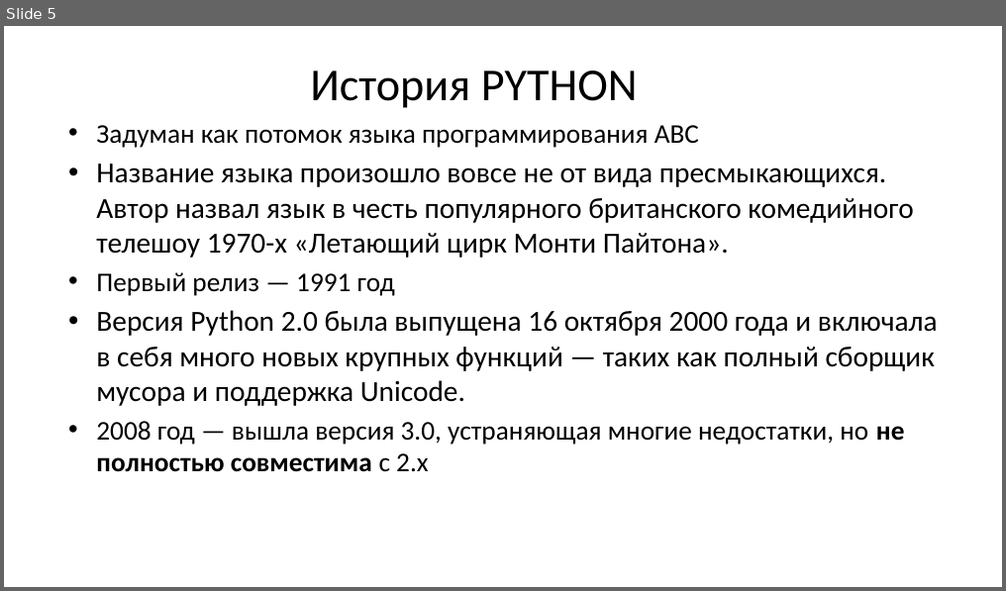
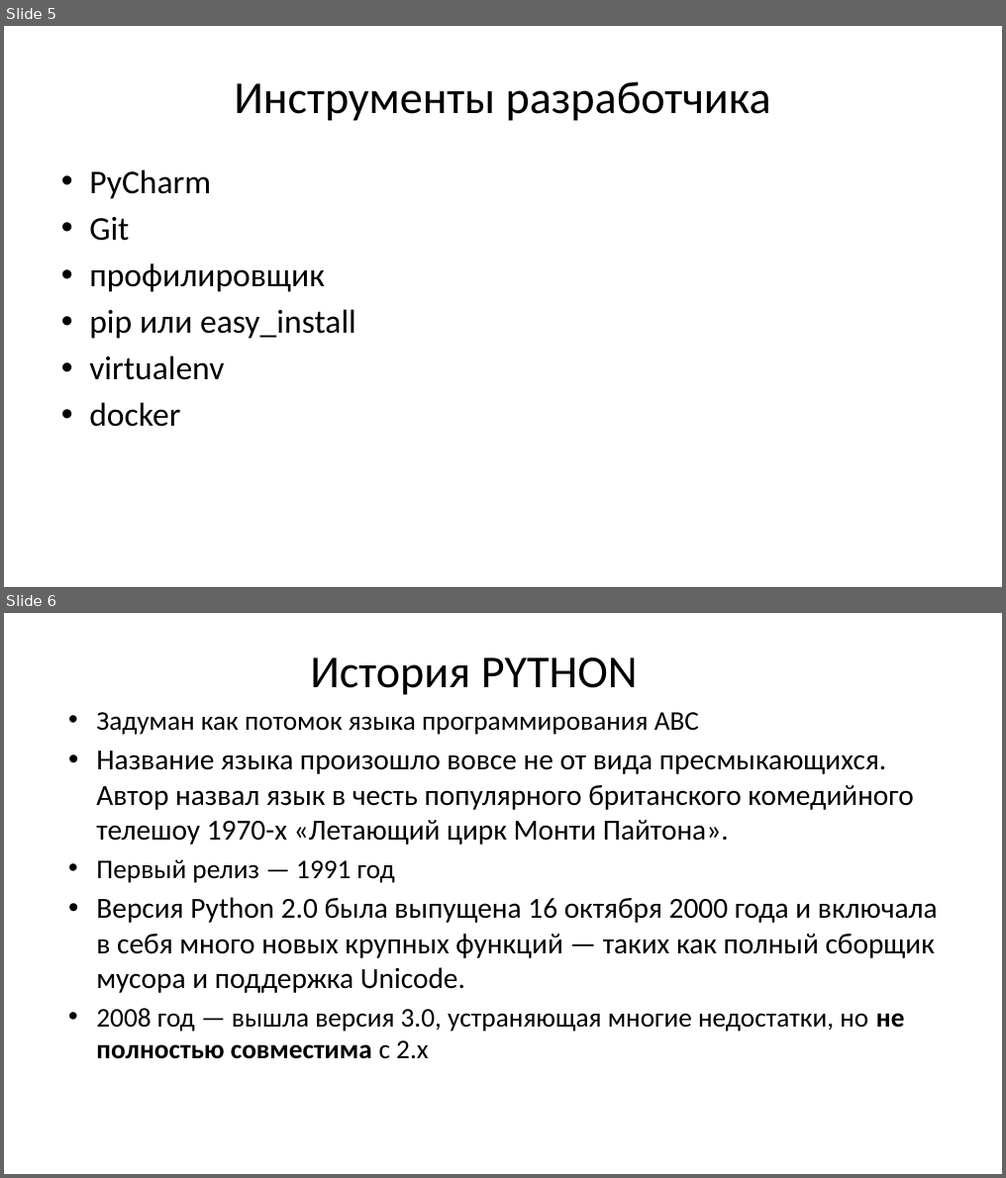
Before and after one commit to maxchv/LearnPython, a slide deck: webminar.pptx. Shown one above the other, each under a label of ours: slide 5 before the commit, slides 5 and 6 after it. The pictures are 1006x591 and 1006x1178 pixels, drawn with LibreOffice and Linux fonts; fonts in the diff are those of the drawing. Boxes give left, top, right and bottom in pixels: in the first picture for what was removed or moved away, otherwise in the second. Text is boxed around its words. In the diff, an @@ line names an element or a change of style, - is before the commit and + after.

Commit message:
обновлена презентация. обавлен слайд инструменты

```diff
--- a/webminar.pptx
+++ b/webminar.pptx
@@ slide 5 added at (4, 26, 1002, 587), background #FFFFFF @@
@@ title added at (234, 81, 771, 121), 44 pt, text #000000 @@
+Инструменты разработчика
@@ text added at (89, 170, 356, 427), 32 pt, text #000000 @@
+• PyCharm
+• Git
+• профилировщик
+• pip или easy_install
+• virtualenv
+• docker
@@ what was slide 5 is now slide 6 @@
```
